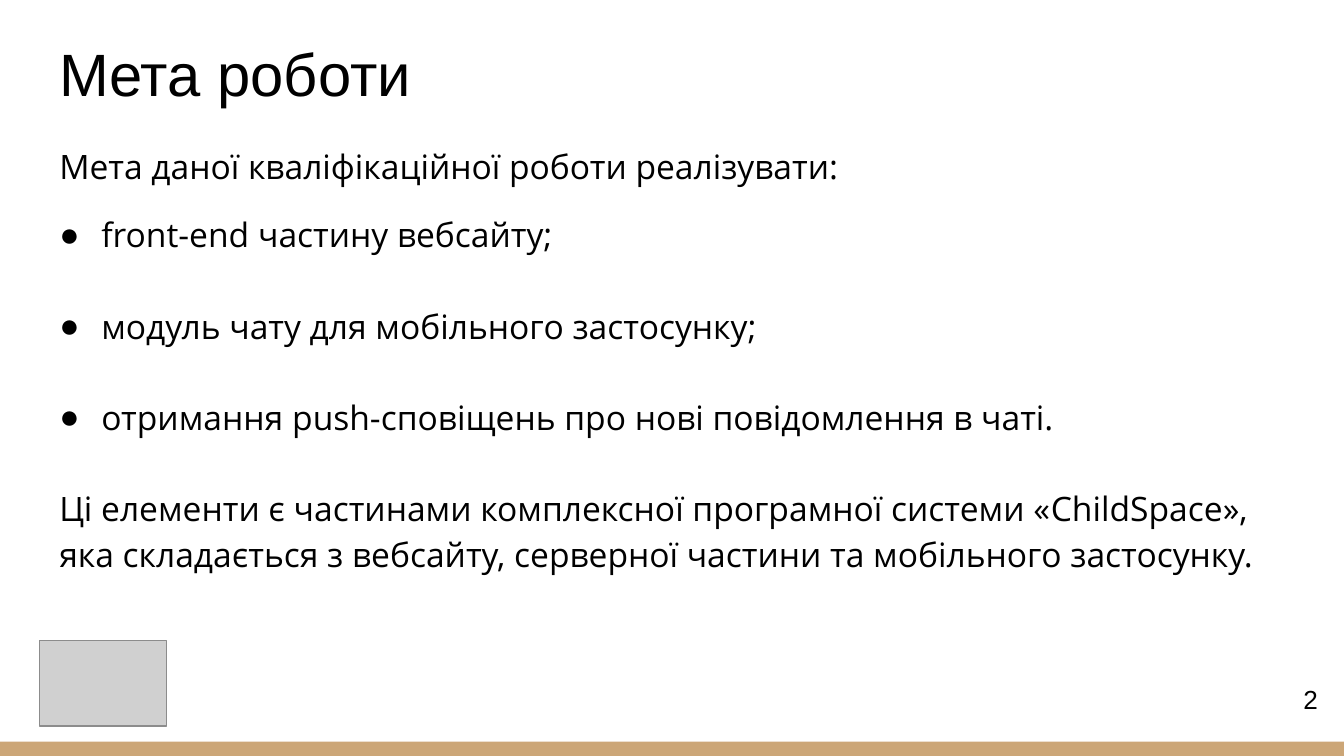
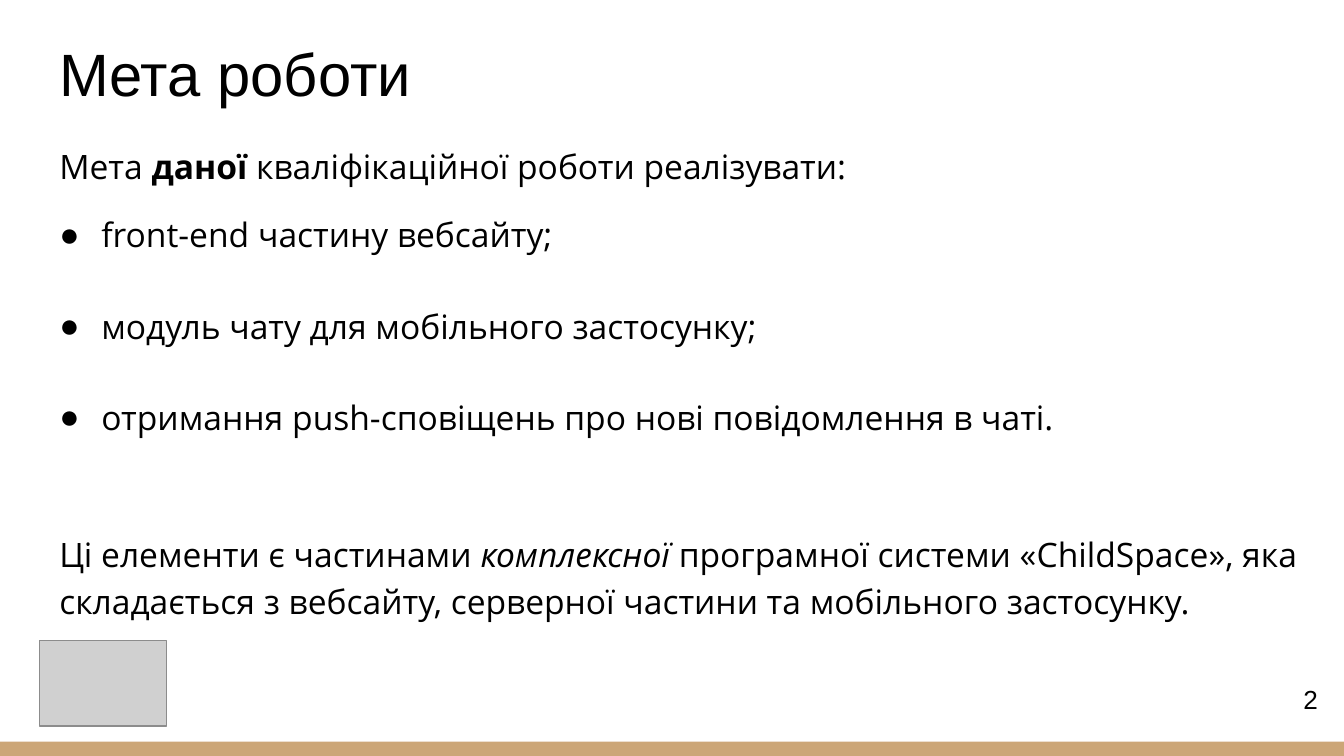
Before and after one commit to NurePetrenkoMariia/2026_B_PI_PZPI-22-1_Petrenko_M_O, a slide deck: slide 2 of 2026_Б_ПІ_ПЗПІ-22-1_Петренко_М_О.pptx. Drawn at 1344x756 pixels with LibreOffice and Linux fonts; fonts in the diff are those of the drawing; grey boxes stand for pictures. Boxes give left, top, right and bottom in pixels: in the first picture for what was removed or moved away, otherwise in the second. Text is boxed around its words. In the diff, an @@ line names an element or a change of style, - is before the commit and + after.

```diff
--- a/2026_Б_ПІ_ПЗПІ-22-1_Петренко_М_О.pptx
+++ b/2026_Б_ПІ_ПЗПІ-22-1_Петренко_М_О.pptx
@@ text at (59,153,1297,622): bold on in "даної"; italic on in "комплексної" @@
```
Also in this commit, not shown: 3 other slides changed.
